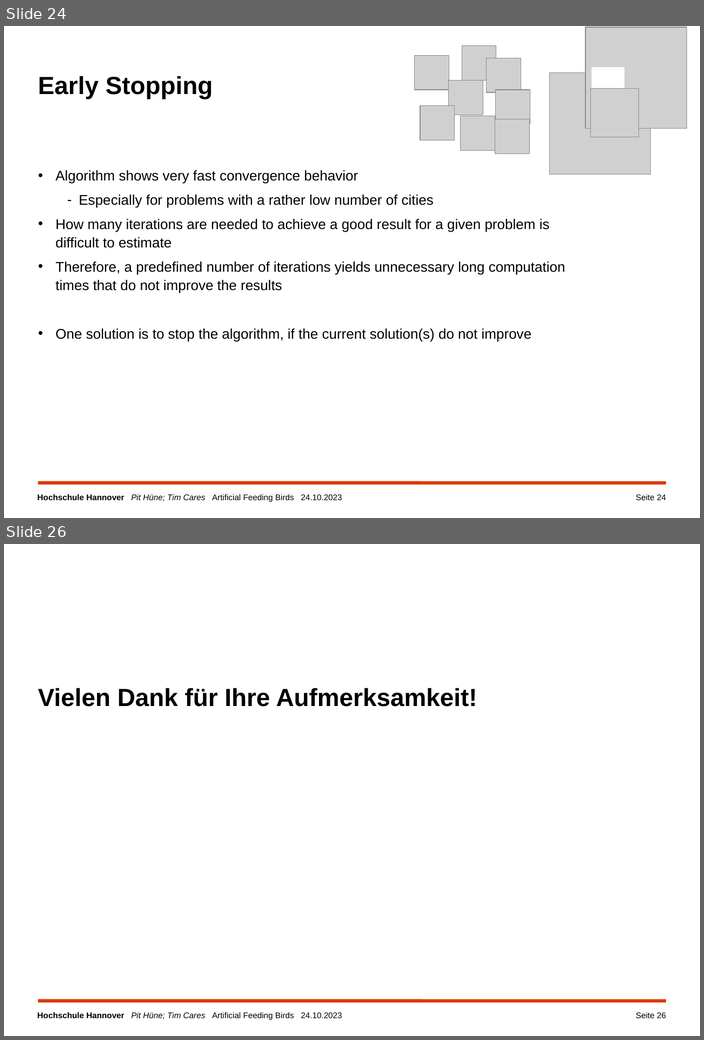
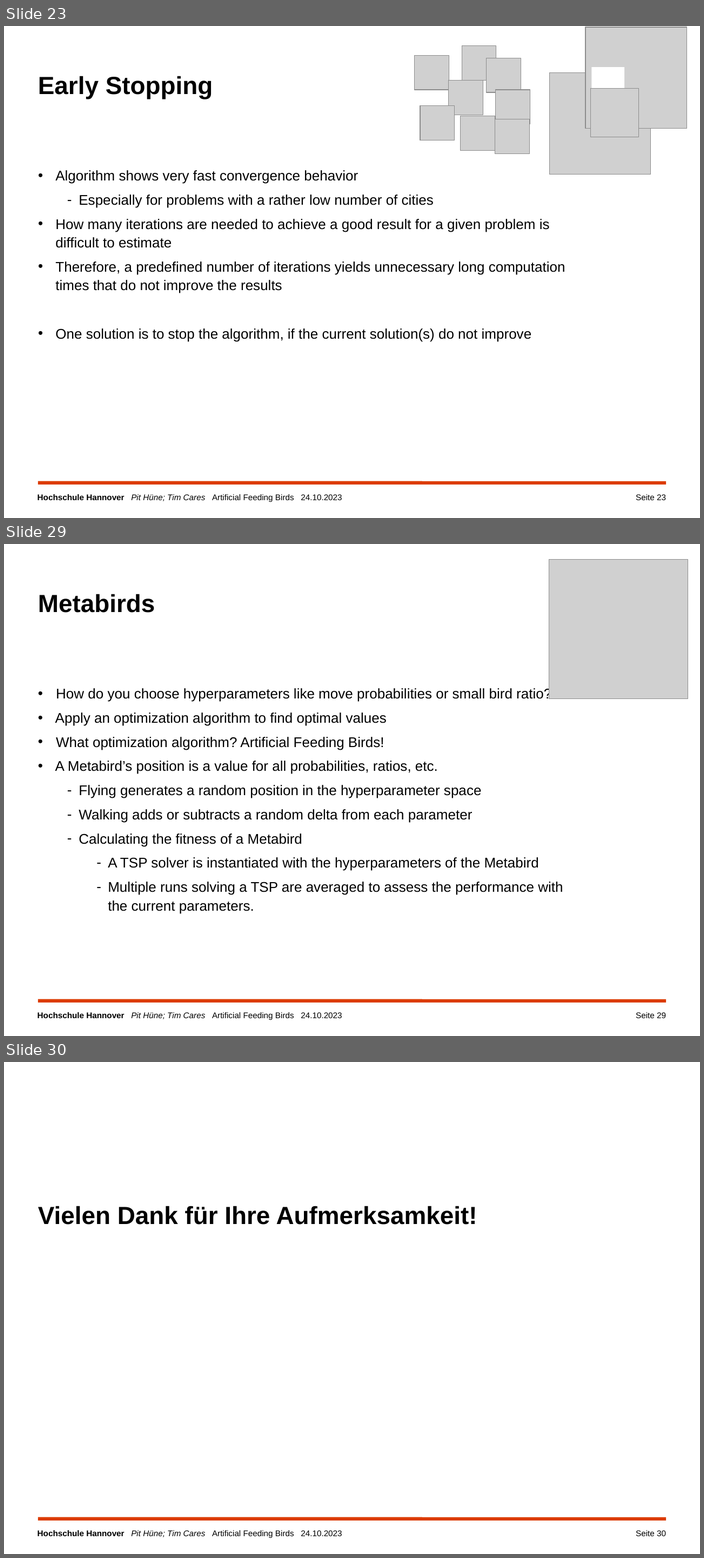
Before and after one commit to TimCares/AFB-Metaheuristic, a slide deck: doc/algorithm_improvements.pptx. Shown one above the other, each under a label of ours: slides 24 and 26 before the commit, slides 23, 29 and 30 after it; the slides between them are not shown. The pictures are 704x1040 and 704x1558 pixels, drawn with LibreOffice and Linux fonts; fonts in the diff are those of the drawing; grey boxes stand for pictures; background and template pictures are left out. Boxes give left, top, right and bottom in pixels: in the first picture for what was removed or moved away, otherwise in the second. Text is boxed around its words. In the diff, an @@ line names an element or a change of style, - is before the commit and + after.

```diff
--- a/doc/algorithm_improvements.pptx
+++ b/doc/algorithm_improvements.pptx
@@ slide 29 added at (4, 544, 700, 1036), background #FFFFFF; not listed: 2 template elements that a slide beside it also shows @@
@@ picture added at (548, 560, 688, 698) @@
@@ title added at (38, 594, 155, 613), 30 pt, text #000000, bold @@
+Metabirds
@@ text added at (55, 687, 562, 914), 17 pt, text #000000 @@
+• How do you choose hyperparameters like move probabilities or small bird ratio?
+• Apply an optimization algorithm to find optimal values
+• What optimization algorithm? Artificial Feeding Birds!
+• A Metabird’s position is a value for all probabilities, ratios, etc.
+    – Flying generates a random position in the hyperparameter space
+    – Walking adds or subtracts a random delta from each parameter
+    – Calculating the fitness of a Metabird
+      – A TSP solver is instantiated with the hyperparameters of the Metabird
+      – Multiple runs solving a TSP are averaged to assess the performance with the current parameters.
@@ page number added at (635, 1012, 666, 1018), 10 pt, text #000000 @@
+Seite 29
@@ what was slide 24 is now slide 23 @@
@@ page number at (635, 494, 666, 500): text changed @@
-Seite 24
+Seite 23
@@ what was slide 26 is now slide 30 @@
@@ page number at (635, 1530, 666, 1536): text changed @@
-Seite 26
+Seite 30
```
Also in this commit, not shown: 16 slides changed, 3 other slides added, 15 other files.
